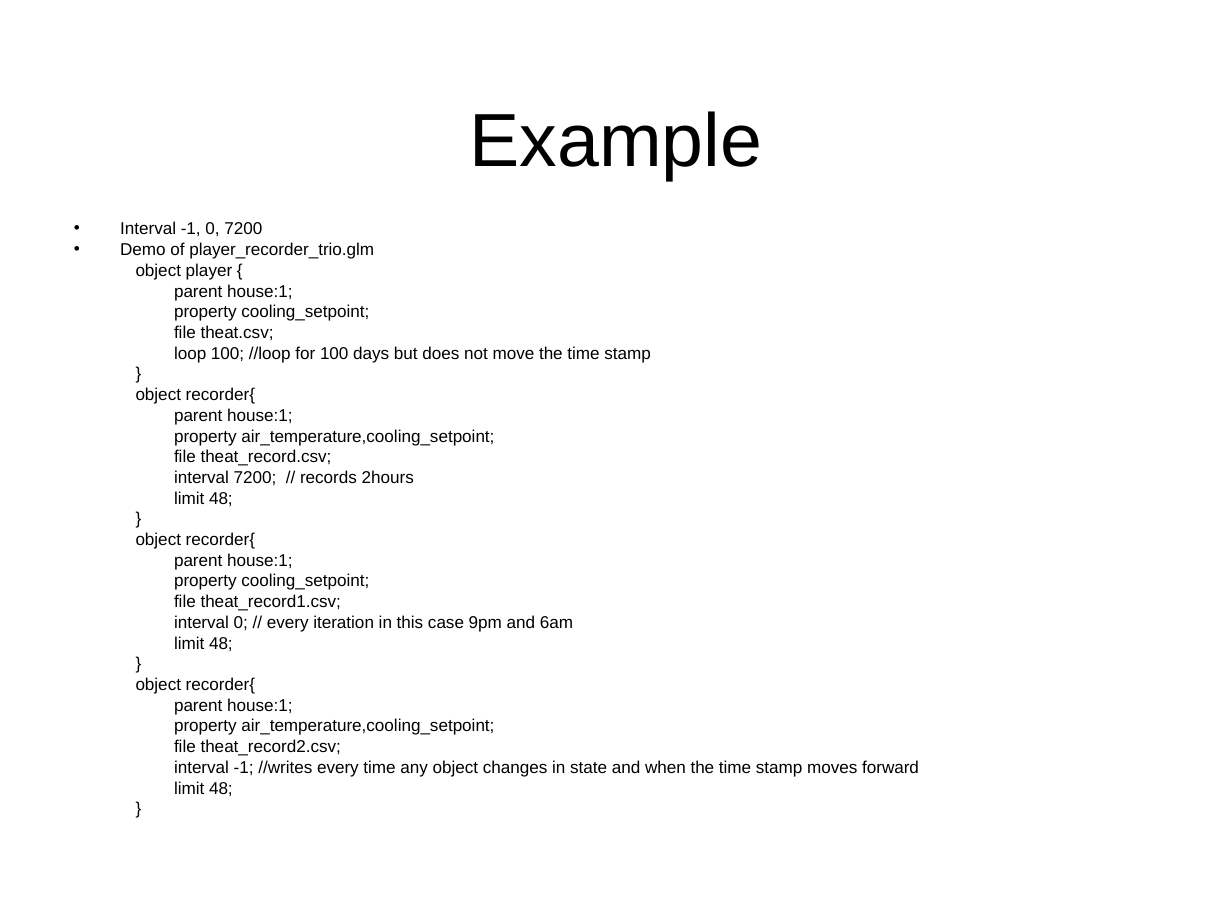
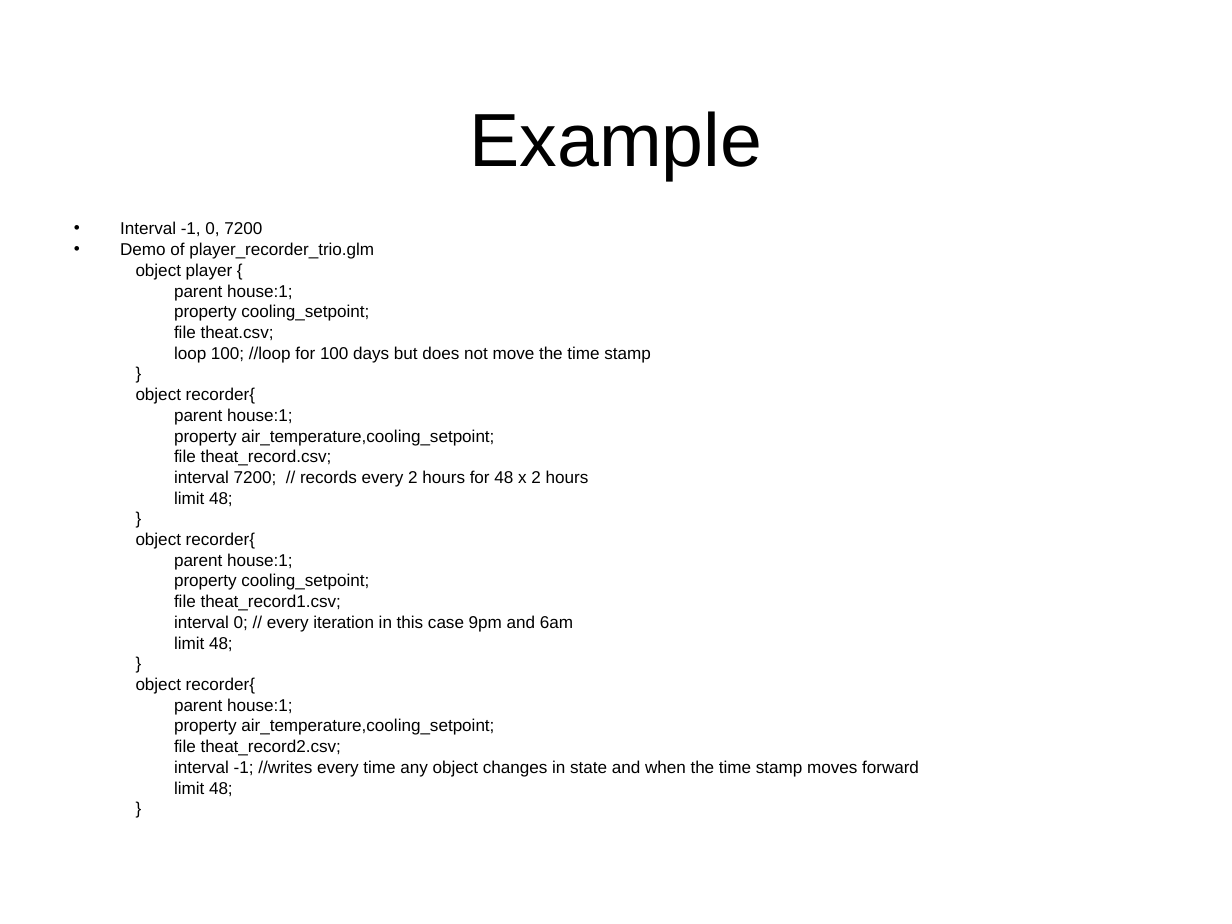
Before and after one commit to gridlab-d/course, a slide deck: slide 11 of Short_6_21_2010/2.2 - Recorders.ppt. Drawn at 1232x924 pixels with LibreOffice and Linux fonts; fonts in the diff are those of the drawing; background and template pictures are left out. Boxes give left, top, right and bottom in pixels: in the first picture for what was removed or moved away, otherwise in the second. Text is boxed around its words. In the diff, an @@ line names an element or a change of style, - is before the commit and + after.

```diff
--- a/Short_6_21_2010/2.2 - Recorders.ppt
+++ b/Short_6_21_2010/2.2 - Recorders.ppt
@@ text at [174, 470, 589, 487]: text changed @@
-  interval 7200; // records 2hours
+  interval 7200; // records every 2 hours for 48 x 2 hours
```
Also in this commit, not shown: 2 other files.
